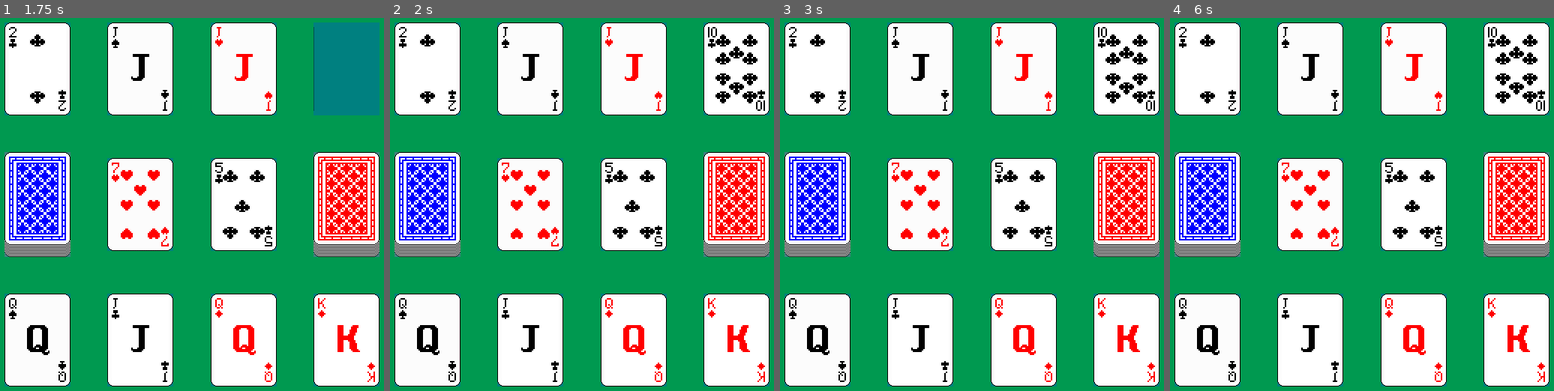
Above: before the commit, frames 1-4 (left to right).
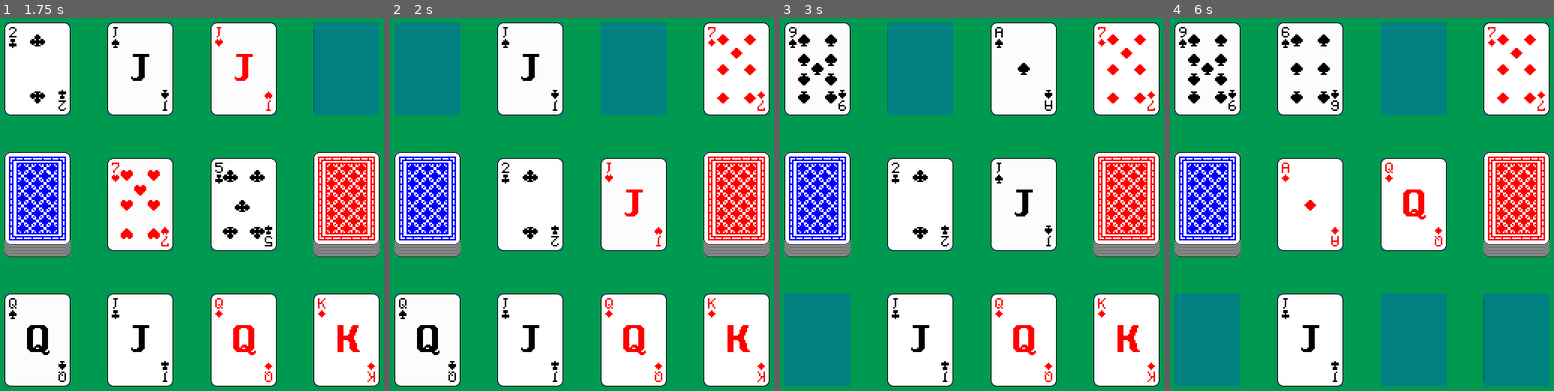
Above: after the commit, the same moments.

Repository: batako/Speed-on-Godot
Game: Godot game, scene res://main.tscn
Two runs of this game, one before a commit and one after it. Both use one fixed random seed, a clock stepped at 60 frames per second and the inputs below.
Inputs (mouse positions are in pixels of both pictures, inside the frame that each line leads up to):
- Up to frame 1 (1.75 s): tap Enter at 0.5 s; move the mouse to (142, 204) at 0.52 s; click (142, 204) at 0.67 s; tap Space at 1.25 s; move the mouse to (241, 204) at 1.27 s; click (241, 204) at 1.42 s
- Up to frame 2 (2 s): no input
- Up to frame 3 (3 s): move the mouse to (818, 204) at 2.02 s; click (818, 204) at 2.17 s; tap Enter at 2.75 s; move the mouse to (818, 338) at 2.77 s; click (818, 338) at 2.92 s
- Up to frame 4 (6 s): tap Space at 3.5, 5.75 s; move the mouse to (1312, 338) at 3.52 s; click (1312, 338) at 3.67 s; tap Enter at 4.25 s; move the mouse to (1411, 338) at 4.27 s; click (1411, 338) at 4.42 s; move the mouse to (1515, 338) at 5.02 s; click (1515, 338) at 5.17 s; move the mouse to (1515, 204) at 5.77 s; click (1515, 204) at 5.92 s

Frame 1 is identical in both runs. In frame 2, 11% of the frame differs, in the area x 1-98%, y 1-62%; in frame 3, 12%; in frame 4, 21%, in the area x 1-99%, y 1-99%.

Commit message:
ゲームステータス追加＆警告対応

Diff:
--- a/components/cpu_component.gd
+++ b/components/cpu_component.gd
@@ -1,16 +1,17 @@
 class_name CPUComponent
 extends Node
 
-@export var interval_seconds: float = 1
+@export var GameManager: Node
 
-@export var GameManager: Node
+@export var LeadSlot1: Node
+@export var LeadSlot2: Node
 @export var EnemyDeckSlot: Node
 @export var EnemyFieldHandSlot1: Node
 @export var EnemyFieldHandSlot2: Node
 @export var EnemyFieldHandSlot3: Node
 @export var EnemyFieldHandSlot4: Node
-@export var LeadSlot1: Node
-@export var LeadSlot2: Node
+
+@export var interval_seconds: float = 1
 
 var timer: float = 0
 var slots: Array[Node] = []
@@ -27,13 +28,24 @@
 	timer += delta
 
 	if timer >= interval_seconds:
-		_execute_function()
 		timer = 0.0
 
-func _execute_function() -> void:
+		action()
+
+func action() -> void:
+	if Global.current_state != Global.GameState.PLAYING:
+		return
+
+	var complete = true
+
 	for slot in slots:
-		var card = slot.get_child(0)
+		var card = slot.get_child(0) if slot.get_child_count() > 0 else null
 		if card:
 			GameManager._selected_card(card, true)
-		else:
+			complete = false
+		elif GameManager.enemy_card_deck.size() > 0:
 			GameManager._draw_enemy_card()
+			complete = false
+
+	if complete:
+		print("CPUの手札がなくなりました。")
--- a/main.tscn
+++ b/main.tscn
@@ -7,10 +7,12 @@
 
 [node name="Main" type="Node2D"]
 
-[node name="GameManager" type="Node" parent="." node_paths=PackedStringArray("CardRootNode", "PlayerDeckSlot", "PlayerFieldHandSlot1", "PlayerFieldHandSlot2", "PlayerFieldHandSlot3", "PlayerFieldHandSlot4", "EnemyDeckSlot", "EnemyFieldHandSlot1", "EnemyFieldHandSlot2", "EnemyFieldHandSlot3", "EnemyFieldHandSlot4", "LeadSlot1", "LeadSlot2")]
+[node name="GameManager" type="Node" parent="." node_paths=PackedStringArray("CardRootNode", "LeadSlot1", "LeadSlot2", "PlayerDeckSlot", "PlayerFieldHandSlot1", "PlayerFieldHandSlot2", "PlayerFieldHandSlot3", "PlayerFieldHandSlot4", "EnemyDeckSlot", "EnemyFieldHandSlot1", "EnemyFieldHandSlot2", "EnemyFieldHandSlot3", "EnemyFieldHandSlot4")]
 script = ExtResource("5_auip6")
 CardRootNode = NodePath("../CardRootNode")
 CardScene = ExtResource("4_h3vpj")
+LeadSlot1 = NodePath("../CardSlots/LeadSlot1")
+LeadSlot2 = NodePath("../CardSlots/LeadSlot2")
 PlayerDeckSlot = NodePath("../CardSlots/Player/PlayerDeckSlot")
 PlayerFieldHandSlot1 = NodePath("../CardSlots/Player/PlayerFieldHandSlot1")
 PlayerFieldHandSlot2 = NodePath("../CardSlots/Player/PlayerFieldHandSlot2")
@@ -21,21 +23,19 @@
 EnemyFieldHandSlot2 = NodePath("../CardSlots/Enemy/EnemyFieldHandSlot2")
 EnemyFieldHandSlot3 = NodePath("../CardSlots/Enemy/EnemyFieldHandSlot3")
 EnemyFieldHandSlot4 = NodePath("../CardSlots/Enemy/EnemyFieldHandSlot4")
-LeadSlot1 = NodePath("../CardSlots/LeadSlot1")
-LeadSlot2 = NodePath("../CardSlots/LeadSlot2")
 
 [node name="CardRootNode" type="Node" parent="."]
 
-[node name="CPUComponent" type="Node" parent="." node_paths=PackedStringArray("GameManager", "EnemyDeckSlot", "EnemyFieldHandSlot1", "EnemyFieldHandSlot2", "EnemyFieldHandSlot3", "EnemyFieldHandSlot4", "LeadSlot1", "LeadSlot2")]
+[node name="CPUComponent" type="Node" parent="." node_paths=PackedStringArray("GameManager", "LeadSlot1", "LeadSlot2", "EnemyDeckSlot", "EnemyFieldHandSlot1", "EnemyFieldHandSlot2", "EnemyFieldHandSlot3", "EnemyFieldHandSlot4")]
 script = ExtResource("3_p4jsp")
 GameManager = NodePath("../GameManager")
+LeadSlot1 = NodePath("../CardSlots/LeadSlot1")
+LeadSlot2 = NodePath("../CardSlots/LeadSlot2")
 EnemyDeckSlot = NodePath("../CardSlots/Enemy/EnemyDeckSlot")
 EnemyFieldHandSlot1 = NodePath("../CardSlots/Enemy/EnemyFieldHandSlot1")
 EnemyFieldHandSlot2 = NodePath("../CardSlots/Enemy/EnemyFieldHandSlot2")
 EnemyFieldHandSlot3 = NodePath("../CardSlots/Enemy/EnemyFieldHandSlot3")
 EnemyFieldHandSlot4 = NodePath("../CardSlots/Enemy/EnemyFieldHandSlot4")
-LeadSlot1 = NodePath("../CardSlots/LeadSlot1")
-LeadSlot2 = NodePath("../CardSlots/LeadSlot2")
 
 [node name="CardSlots" type="Node" parent="."]
 
--- a/scenes/card/card.gd
+++ b/scenes/card/card.gd
@@ -37,6 +37,9 @@
 
 
 func _on_input_event(_viewport: Node, event: InputEvent, _shape_idx: int) -> void:
+	if Global.current_state != Global.GameState.PLAYING:
+		return
+
 	if event is InputEventMouseButton:
 		if event.is_pressed():
 			if suit == "deck":
--- a/scripts/game_manager.gd
+++ b/scripts/game_manager.gd
@@ -1,8 +1,10 @@
-class_name GameManager
 extends Node
 
 @export var CardRootNode: Node
 @export var CardScene: PackedScene
+
+@export var LeadSlot1: Node
+@export var LeadSlot2: Node
 
 @export var PlayerDeckSlot: Node
 @export var PlayerFieldHandSlot1: Node
@@ -16,8 +18,7 @@
 @export var EnemyFieldHandSlot3: Node
 @export var EnemyFieldHandSlot4: Node
 
-@export var LeadSlot1: Node
-@export var LeadSlot2: Node
+@export var status_check_interval_seconds: float = 1
 
 var player_card_deck: Array
 var enemy_card_deck: Array
@@ -25,43 +26,87 @@
 var lead_slot1: Dictionary = { "suit": null, "value": null }
 var lead_slot2: Dictionary = { "suit": null, "value": null }
 
-var allow_lead_card = false
-
+var slots: Array[Node] = []
+var field_hand_slots: Array[Node] = []
+
+var timer: float = 0
 
 func _ready() -> void:
+	reset()
+
+
+func _process(delta: float) -> void:
+	timer += delta
+
+	if timer >= status_check_interval_seconds:
+		timer = 0.0
+
+		if not check_available_actions_for_player_and_enemy():
+			start_round()
+
+
+func _draw_player_card() -> void:
+	draw_card("player")
+
+
+func _draw_enemy_card() -> void:
+	draw_card("enemy")
+
+
+func _selected_card(node: Area2D, is_cpu: bool = false) -> void:
+	if !is_cpu and node.owner_type != node.OwnerType.PLAYER:
+		print("プレイヤーのカードではありません。")
+		return
+
+	if !lead_slot1.value or is_adjacent_value(lead_slot1.value, node.value):
+		move_field_hand_to_lead(node, LeadSlot1)
+	elif !lead_slot2.value or is_adjacent_value(lead_slot2.value, node.value):
+		move_field_hand_to_lead(node, LeadSlot2)
+
+
+func reset() -> void:
+	initialize_variables()
+	clear_slots()
 	setup_deck()
 	set_field_hand_slot()
 	start_round()
 
 
-func _draw_player_card() -> void:
-	draw_card("player")
-
-
-func _draw_enemy_card() -> void:
-	draw_card("enemy")
-
-
-func _selected_card(node: Area2D, is_cpu: bool = false) -> void:
-	if !allow_lead_card:
-		print("カードを出せません。")
-		return
-
-	if !is_cpu and node.owner_type != node.OwnerType.PLAYER:
-		print("プレイヤーのカードではありません。")
-		return
-
-	if is_adjacent_value(lead_slot1.value, node.value):
-		move_field_hand_to_lead(node, LeadSlot1)
-	elif is_adjacent_value(lead_slot2.value, node.value):
-		move_field_hand_to_lead(node, LeadSlot2)
+func initialize_variables() -> void:
+	field_hand_slots = [
+		PlayerFieldHandSlot1,
+		PlayerFieldHandSlot2,
+		PlayerFieldHandSlot3,
+		PlayerFieldHandSlot4,
+		EnemyFieldHandSlot1,
+		EnemyFieldHandSlot2,
+		EnemyFieldHandSlot3,
+		EnemyFieldHandSlot4,
+	]
+	slots = [
+		LeadSlot1,
+		LeadSlot2,
+		PlayerDeckSlot,
+		EnemyDeckSlot,
+	]
+	slots += field_hand_slots
+
+	lead_slot1 = { "suit": null, "value": null }
+	lead_slot2 = { "suit": null, "value": null }
+
+	Global.current_state = Global.GameState.PLAYING
+
+
+func clear_slots() -> void:
+	for slot in slots:
+		remove_all_children(slot)
 
 
 func setup_deck() -> void:
 	var deck: Array = create_shuffled_deck()
-	var deck_half_size: int = deck.size() / 2
+	var deck_half_size: int = int(deck.size() / 2.0)
 	var player_cards: Array = deck.slice(0, deck_half_size - 1, true)
-	var enemy_cards: Array = deck.slice(deck_half_size, deck.size() - 1, true)
+	var enemy_cards: Array = deck.slice(deck_half_size, deck.size(), true)
 
 	player_card_deck = player_cards
 	enemy_card_deck = enemy_cards
@@ -90,20 +135,26 @@
 
 
 func start_round() -> void:
-	allow_lead_card = true
-
-	set_lead_card_from_draw("player", LeadSlot1)
-	set_lead_card_from_draw("enemy", LeadSlot2)
-
-
-func set_lead_card_from_draw(owner_type: String, slot: Node) -> void:
+	if Global.current_state != Global.GameState.PLAYING:
+		return
+
+	set_lead_card_from_deck_or_field_hand("player", LeadSlot1)
+	set_lead_card_from_deck_or_field_hand("enemy", LeadSlot2)
+
+
+func set_lead_card_from_deck_or_field_hand(owner_type: String, slot: Node) -> void:
 	var card_deck = get_card_deck(owner_type)
 
 	if card_deck.size() > 0:
 		var card = card_deck.pop_front()
 		set_lead_card(slot, card.suit, card.value)
 	else:
-		push_error(owner_type + " の山札はありません。")
+		var card = get_card_from_any_field_hand(owner_type)
+		if card:
+			set_lead_card(slot, card.suit, card.value)
+			card.queue_free()
+		else:
+			push_error(owner_type + " の山札と場札はありません。")
 
 
 func set_lead_card(slot: Node, suit: String, value: int) -> void:
@@ -135,6 +186,22 @@
 				push_error("不正な owner_type です。:  " + owner_type)
 		_:
 			card_instance.connect("selected_card", _selected_card.bind())
+
+
+func get_card_from_any_field_hand(owner_type: String) -> Area2D:
+	if owner_type != "player" and owner_type != "enemy":
+		push_error("不正な owner_type です。:  " + owner_type)
+		return
+
+	var card_slots = get_field_hand_slots(owner_type)
+	return get_first_child_of_first_present_node(card_slots)
+
+
+func get_first_child_of_first_present_node(nodes: Array) -> Node:
+	for node in nodes:
+		if node.get_child_count() > 0:
+			return node.get_child(0)
+	return null
 
 
 func draw_card(owner_type: String) -> void:
@@ -205,14 +272,13 @@
 			return []
 
 
-func is_adjacent_value(lead_value: int, value_to_check: int) -> bool:
-	if lead_value != null:
-		if value_to_check == lead_value + 1 or value_to_check == lead_value - 1:
-			return true
-		elif (lead_value == 13 and value_to_check == 1) or (lead_value == 1 and value_to_check == 13):
-			return true
-		elif value_to_check == lead_value:
-			return false
+func is_adjacent_value(reference_value: int, comparison_value: int) -> bool:
+	if comparison_value == reference_value + 1 or comparison_value == reference_value - 1:
+		return true
+	elif (reference_value == 13 and comparison_value == 1) or (reference_value == 1 and comparison_value == 13):
+		return true
+	elif comparison_value == reference_value:
+		return false
 
 	return false
 
@@ -222,6 +288,23 @@
 	set_lead_card(slot, node.suit, node.value)
 	node.queue_free()
 
+
 func remove_all_children(node: Node):
 	for child in node.get_children():
 		child.queue_free()
+
+
+func check_available_actions_for_player_and_enemy() -> bool:
+	var value = false
+
+	for slot in field_hand_slots:
+		if slot.get_child_count() == 0:
+			continue
+
+		var card = slot.get_child(0)
+		if !lead_slot1.value or is_adjacent_value(lead_slot1.value, card.value):
+			value = true
+		elif !lead_slot2.value or is_adjacent_value(lead_slot2.value, card.value):
+			value = true
+
+	return value
--- a/scripts/global.gd
+++ b/scripts/global.gd
@@ -3,6 +3,13 @@
 const ARROW = preload("res://assets/images/cursors/arrow.png")
 const POINTING = preload("res://assets/images/cursors/pointing.png")
 
+enum GameState {
+	MAIN_MENU,
+	PLAYING,
+	END_GAME,
+}
+
+var current_state = GameState.MAIN_MENU
 
 func set_arrow() -> void:
 	Input.set_custom_mouse_cursor(ARROW, Input.CURSOR_ARROW)
@@ -16,13 +23,13 @@
 	var snake_case_string = ""
 
 	for i in range(input_string.length()):
-		var char = input_string.substr(i, 1)
-		if char >= "A" and char <= "Z":
+		var current_char = input_string.substr(i, 1)
+		if current_char >= "A" and current_char <= "Z":
 			if i > 0:
 				snake_case_string += "_"
-			snake_case_string += char.to_lower()
+			snake_case_string += current_char.to_lower()
 		else:
-			snake_case_string += char
+			snake_case_string += current_char
 
 	return snake_case_string
 
